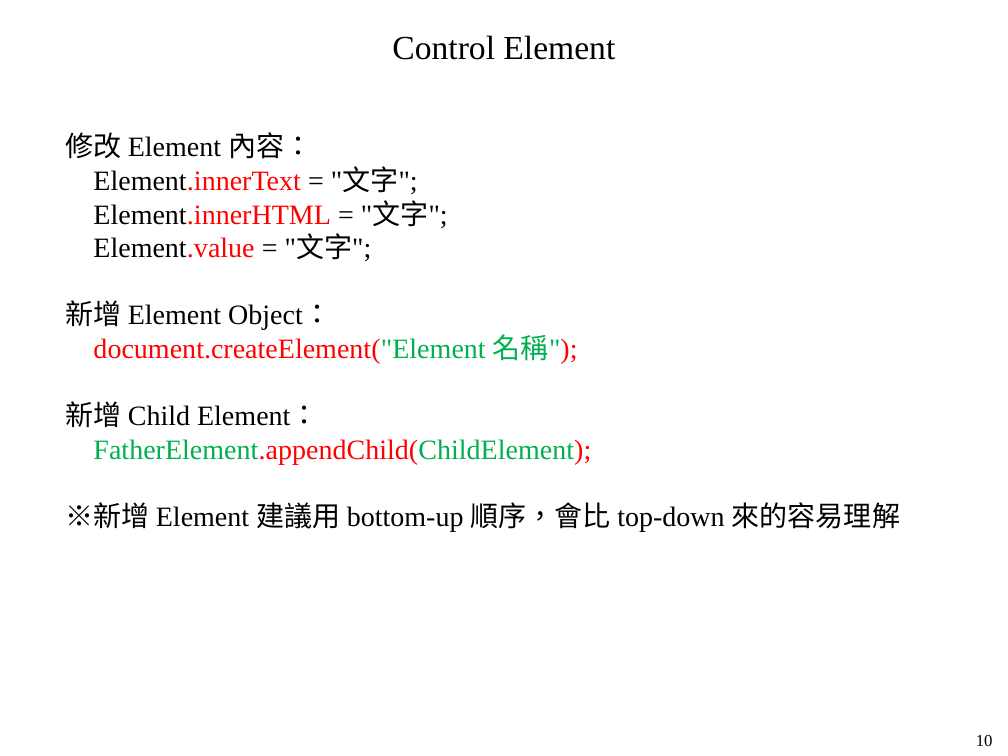
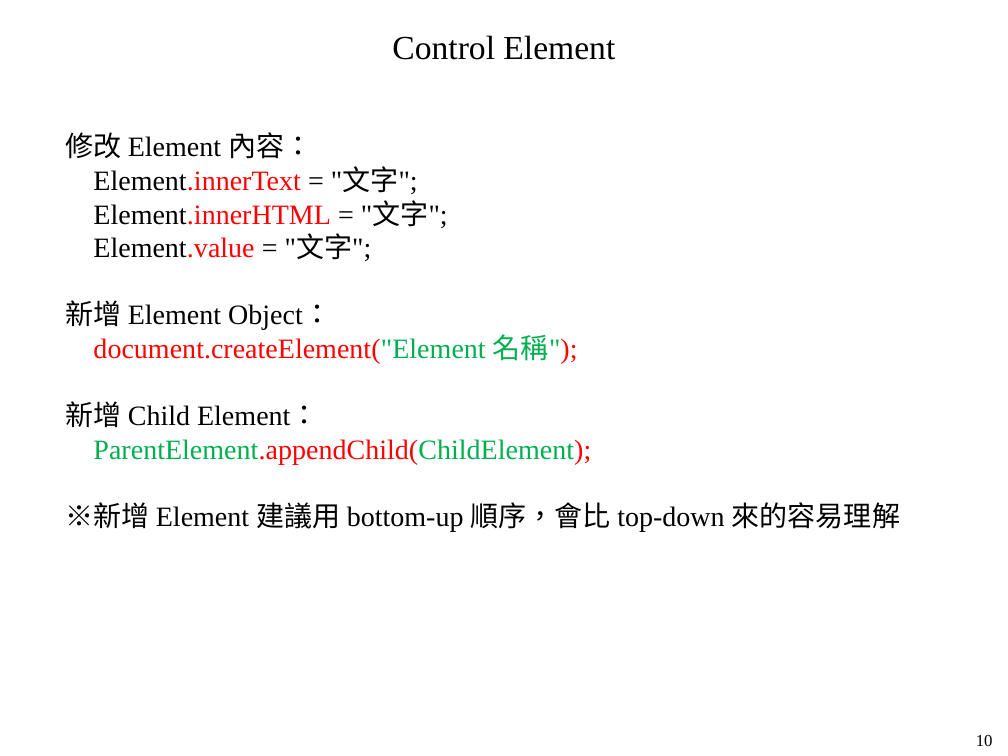
Before and after one commit to mar120434/2021_web_tutor, a slide deck: slide 10 of 動態網頁.pptx. Drawn at 1008x756 pixels with LibreOffice and Linux fonts; fonts in the diff are those of the drawing. Boxes give left, top, right and bottom in pixels: in the first picture for what was removed or moved away, otherwise in the second. Text is boxed around its words. In the diff, an @@ line names an element or a change of style, - is before the commit and + after.

```diff
--- a/動態網頁.pptx
+++ b/動態網頁.pptx
@@ text at <box>93,439,591,464</box>: text changed @@
-FatherElement.appendChild(ChildElement);
+ParentElement.appendChild(ChildElement);
```
Also in this commit, not shown: 2 other slides changed, 1 slide added, 1 slide removed, 3 other files.
